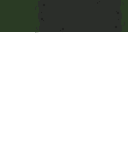
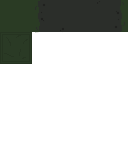
Comparing the layer stacks of the two 128px x 160px images. Changes:
added layer "Layer copy" above "Layer" over left=0, top=32, right=32, bottom=64
